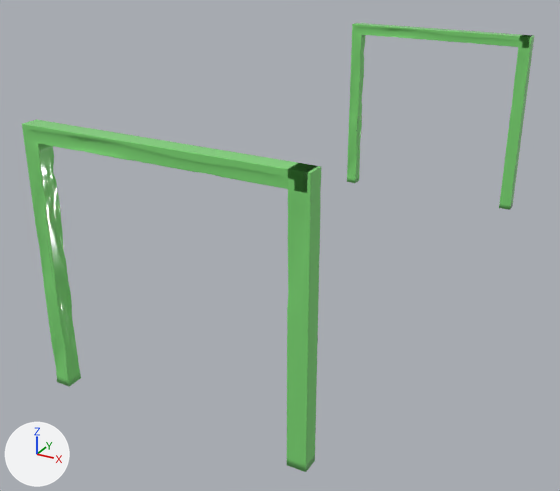
Renders of the glTF model public/models/extras/protector_solo.glb from each side of a commit.
Rendered twice from a 50 mm camera at (3.27, 41.62, 3.8) aimed at (-0.4, 48.28, 0.48). Lighting does not change. The marker at lower left points along +X, +Y and +Z. Vertices at the same position are counted once.

Script lines for the objects in view, before the commit:
```python
me_cube_013 = bpy.data.meshes.new('Cube.013')
me_cube_013.from_pydata(...)  # 49160 vertices, 98304 faces; spans x -1.2..1.24, y 45.71..51.97, z -0.01..2.29
me_cube_013.materials.append(mat_black)  # green #80dc77
ob_протектор__001 = bpy.data.objects.new('Протектор .001', me_cube_013)
ob_протектор__001.location = (0.0, 0.0, 0.0)
```
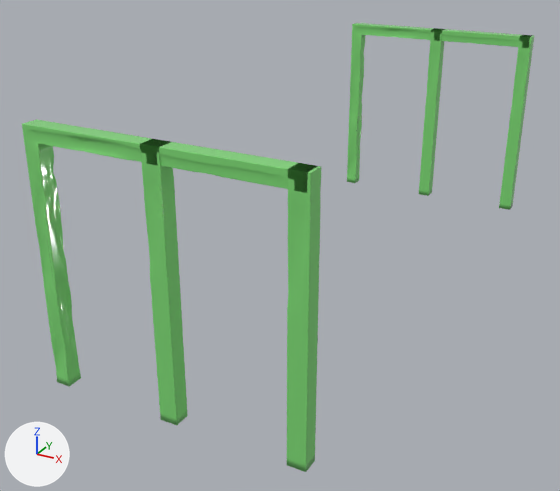
The newer file is also turned or shifted as a whole; pictures and numbers use the older file's frame.

Where the change shows, as pixel boxes [x1, y1, x2, y2] in the pictures (560 x 491 px):
part 1 of me_cube_013, added (green): after [140, 139, 188, 425]
part 2 of me_cube_013, added (green): after [419, 28, 444, 196]
part 3 of me_cube_013, added: after [140, 139, 164, 165]

The change, as a list of edits to the scene's bpy script:
```text
Change me_cube_013:
    used by ob_протектор__001; location = (0.0, 0.0, 0.0)
    remove me_cube_013.from_pydata(...)  # 49160 vertices, 98304 faces; spans x -1.2..1.24, y 45.71..51.97, z -0.01..2.29
    add me_cube_013.from_pydata(...)  # 72206 vertices, 144128 faces; spans x -1.2..1.24, y 45.71..51.97, z -0.01..2.29
    me_cube_013 part 1: the loose piece of 10242 vertices spanning x 1.07..1.24, y 45.71..45.86, z -0.01..2.29 is copied, and the copy is moved by (-1.16, 0.0, 0.0); it spans x -0.08..0.08, y 45.71..45.86, z -0.01..2.29
    me_cube_013 part 2: the loose piece of 10242 vertices spanning x 1.09..1.24, y 51.82..51.97, z -0.01..2.29 is copied, and the copy is moved by (-1.16, 0.0, 0.0); it spans x -0.07..0.08, y 51.82..51.97, z -0.01..2.29
    me_cube_013 part 3: a new loose piece of 1345 vertices spanning x -0.09..0.06, y 45.71..45.86, z 2.16..2.29, in mat_black (green #80dc77)
```
